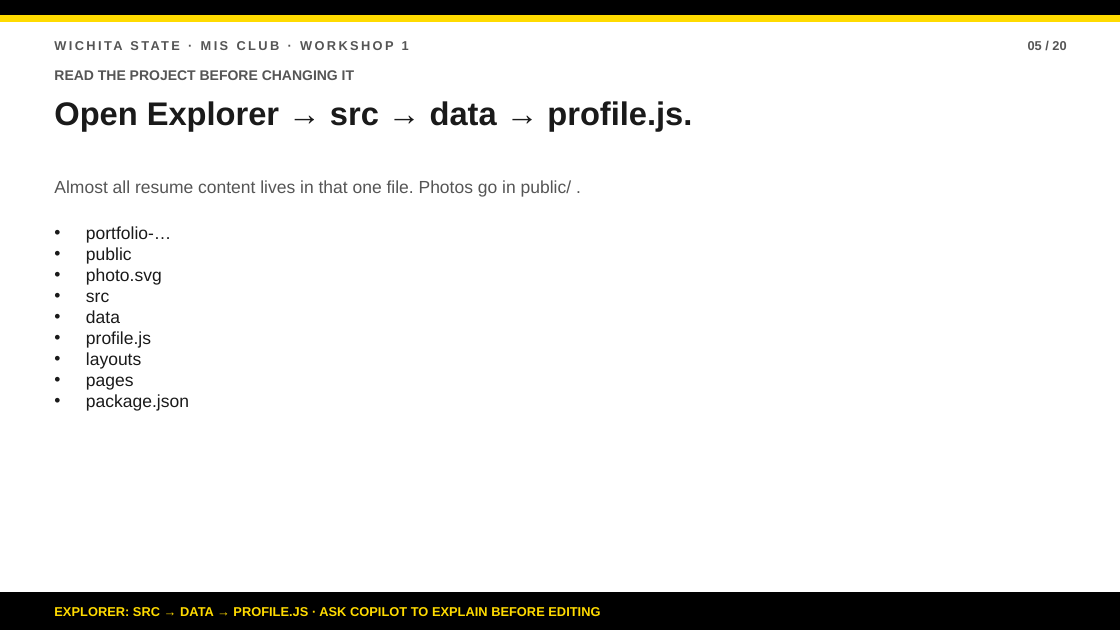
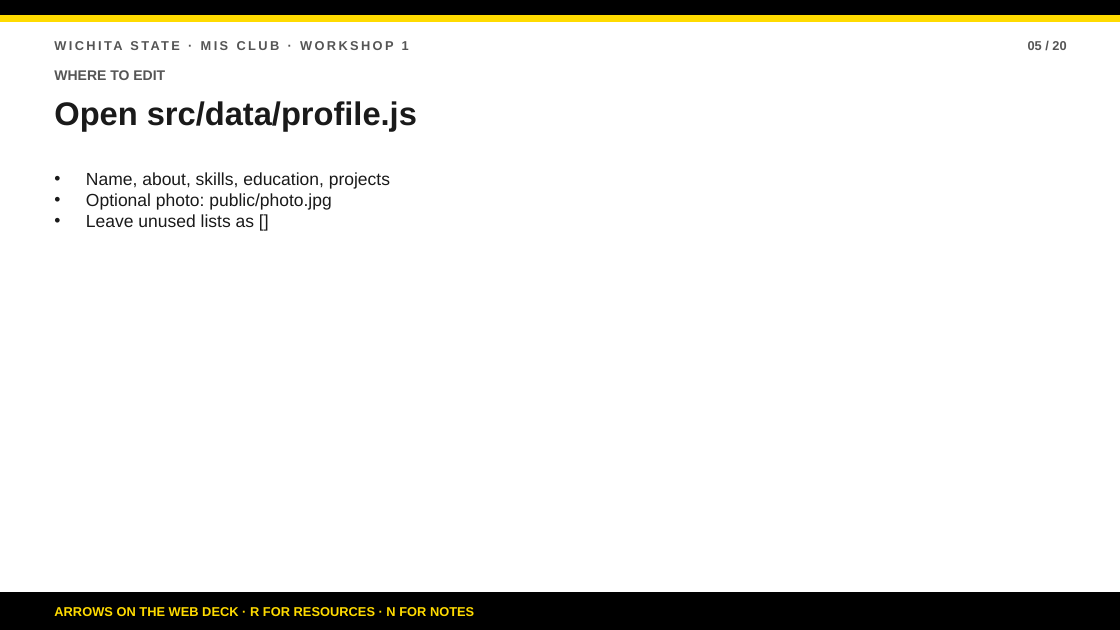
Before and after one commit to bsbcyber/workshop-site, a slide deck: slide 5 of downloads/workshop-1-presentation.pptx. Drawn at 1120x630 pixels with LibreOffice and Linux fonts; fonts in the diff are those of the drawing. Boxes give left, top, right and bottom in pixels: in the first picture for what was removed or moved away, otherwise in the second. Text is boxed around its words. In the diff, an @@ line names an element or a change of style, - is before the commit and + after.

```diff
--- a/downloads/workshop-1-presentation.pptx
+++ b/downloads/workshop-1-presentation.pptx
@@ text at box(54, 70, 165, 80): text changed @@
-READ THE PROJECT BEFORE CHANGING IT
+WHERE TO EDIT
@@ text at box(54, 101, 417, 130): text changed @@
-Open Explorer → src → data → profile.js.
+Open src/data/profile.js
@@ text "Name, about, skills, education, projects" at box(86, 172, 390, 227): vertical alignment middle to top @@
@@ text at box(86, 172, 390, 227): text changed; text colour #555555 to #1A1A1A @@
-Almost all resume content lives in that one file. Photos go in public/ .
+• Name, about, skills, education, projects
+• Optional photo: public/photo.jpg
+• Leave unused lists as []
@@ text removed at box(86, 226, 189, 411) @@
-• portfolio-…
-• public
-• photo.svg
-• src
-• data
-• profile.js
-• layouts
-• pages
-• package.json
@@ text at box(54, 607, 474, 616): text changed @@
-EXPLORER: SRC → DATA → PROFILE.JS · ASK COPILOT TO EXPLAIN BEFORE EDITING
+ARROWS ON THE WEB DECK · R FOR RESOURCES · N FOR NOTES
```
Also in this commit, not shown: 17 other slides changed, 2 slides added, 2 slides removed, 26 other files.
